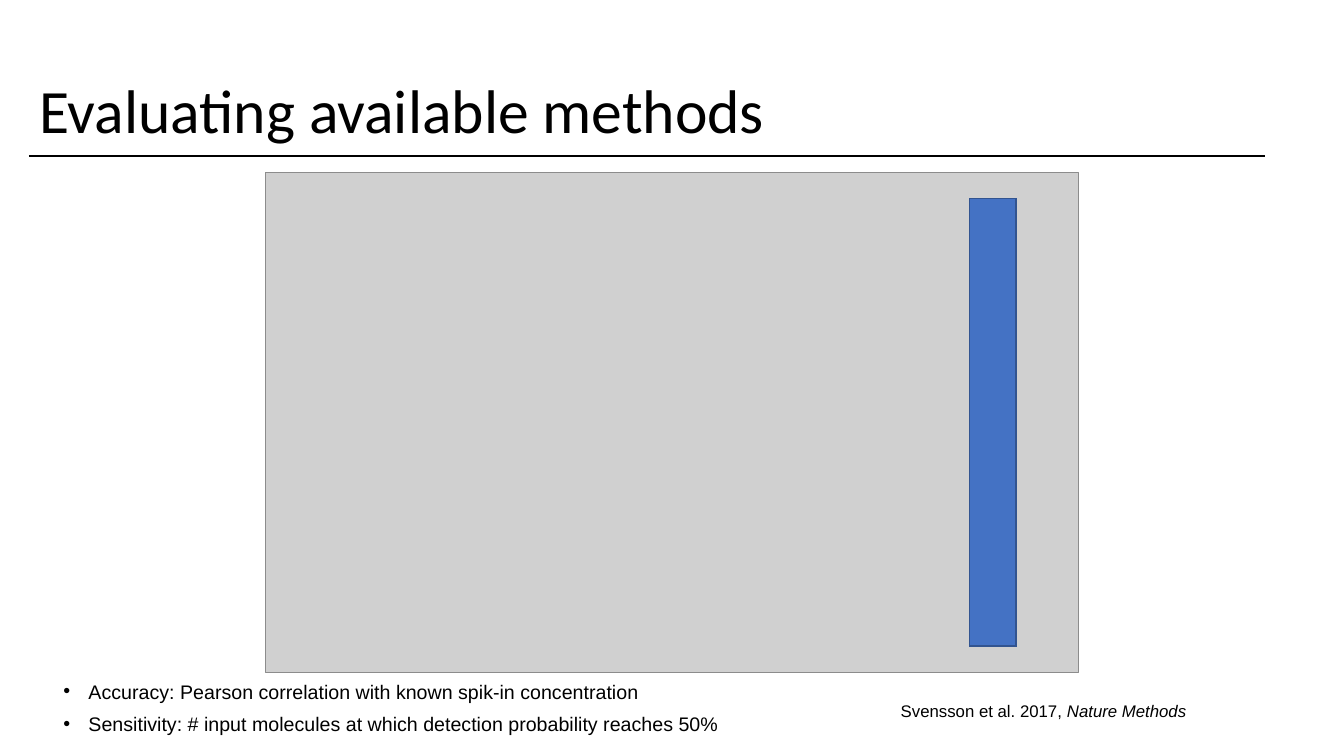
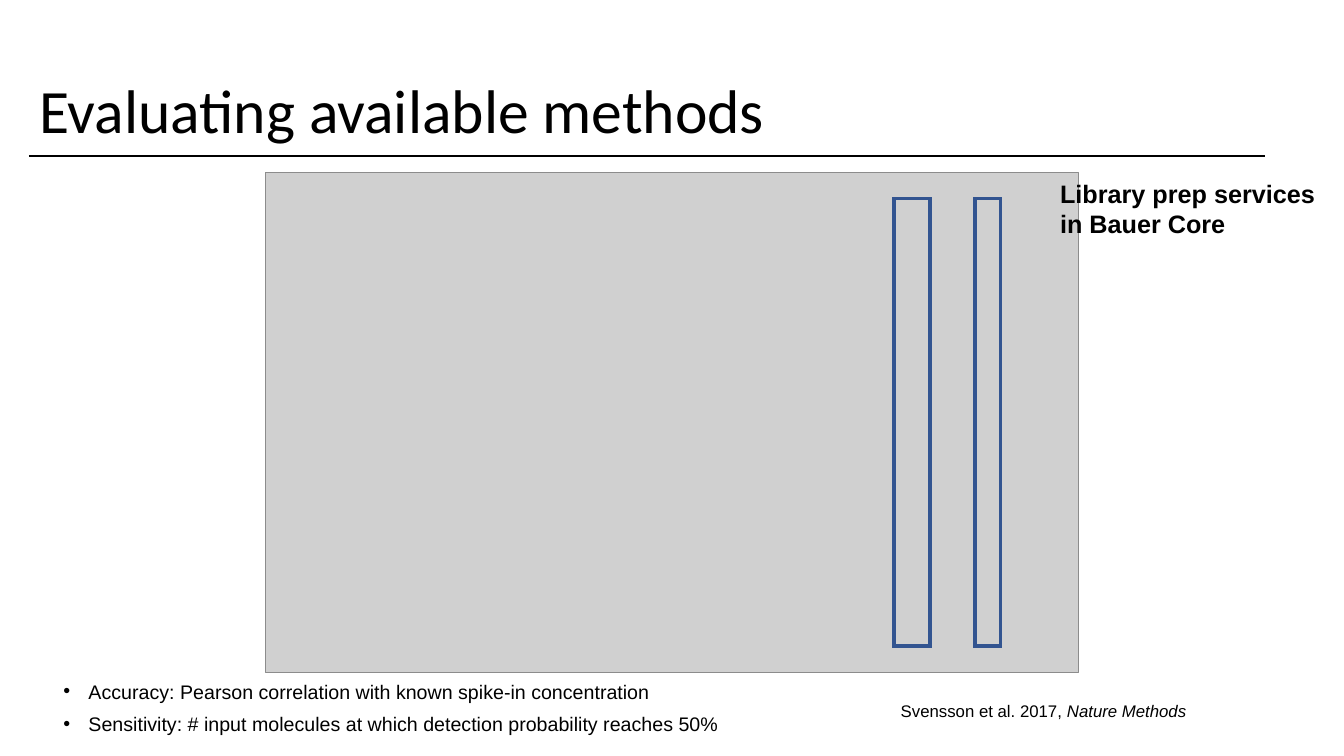
Before and after one commit to yasinkaymaz/singleCellRNAseq_workshop, a slide deck: slide 28 of IntroToscRNASeq_Background.pptx. Drawn at 1344x756 pixels with LibreOffice and Linux fonts; fonts in the diff are those of the drawing; grey boxes stand for pictures. Boxes give left, top, right and bottom in pixels: in the first picture for what was removed or moved away, otherwise in the second. Text is boxed around its words. In the diff, an @@ line names an element or a change of style, - is before the commit and + after.

Commit message:
fixed sensitivity slide

```diff
--- a/IntroToscRNASeq_Background.pptx
+++ b/IntroToscRNASeq_Background.pptx
@@ rectangle added at [894,199,931,646], outline #325491 2.75 pt @@
@@ rectangle: place and size @@
-rectangle at [970,199,1017,646]
+rectangle at [975,199,1001,646]
@@ rectangle at [975,199,1001,646]: fill #4472C4 to none; outline #325491 1 pt to #325491 2.75 pt @@
@@ text added at [1060,183,1315,239], 18 pt, text #000000, bold @@
+Library prep services in Bauer Core
@@ text at [88,684,649,703]: text changed @@
-• Accuracy: Pearson correlation with known spik-in concentration
+• Accuracy: Pearson correlation with known spike-in concentration
```
